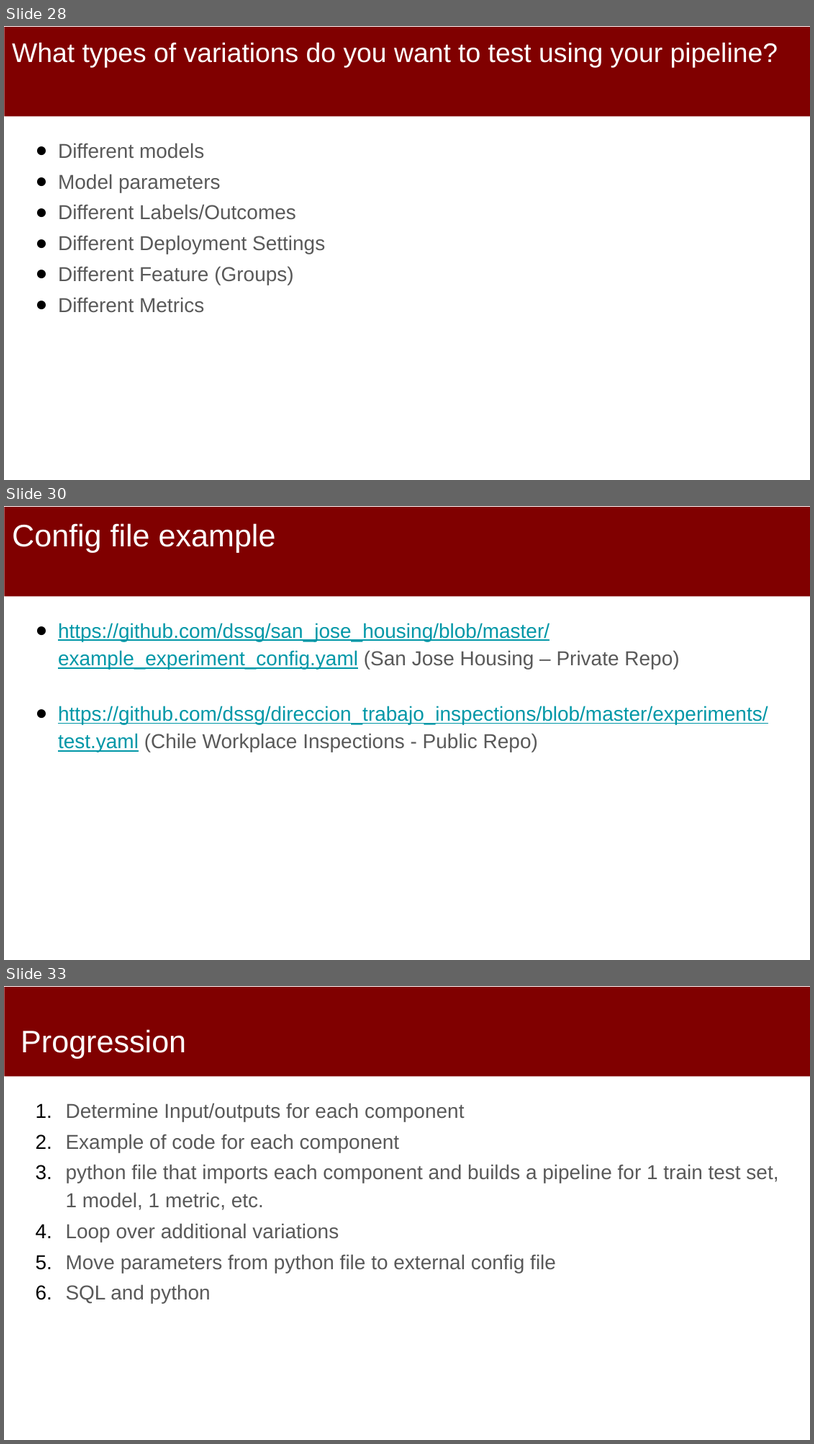
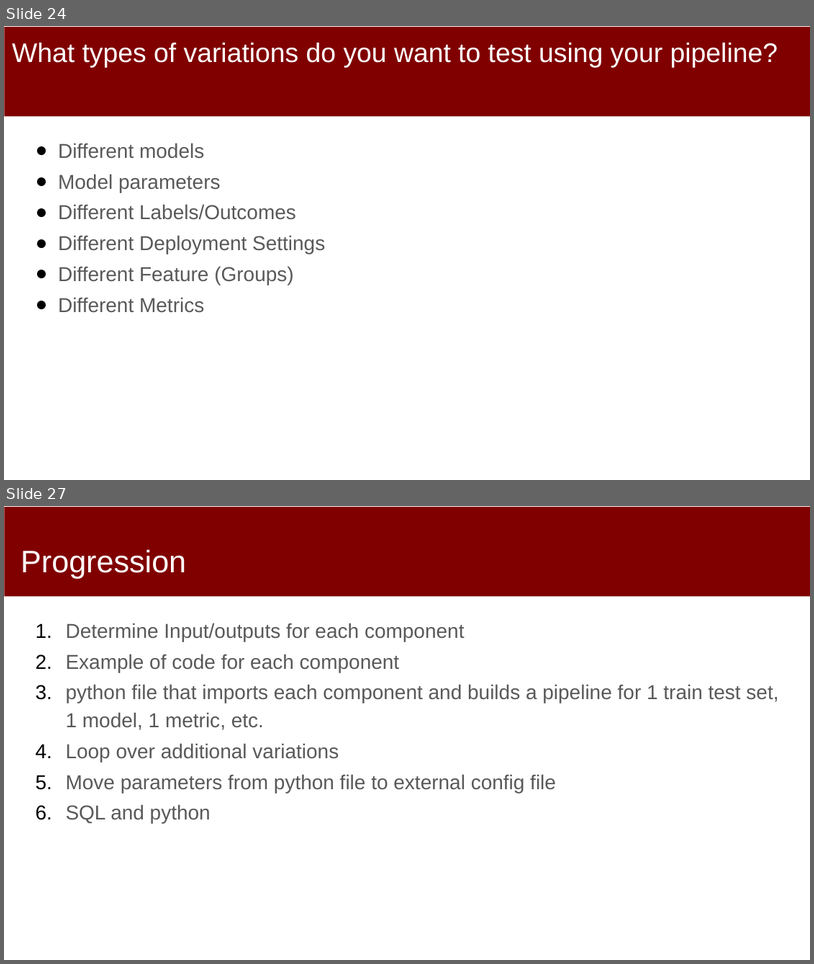
Before and after one commit to dssg/MLinPractice, a slide deck: Lectures/Lecture8-Machine-Learning-Pipelines.pptx. Shown one above the other, each under a label of ours: slides 28, 30 and 33 before the commit, slides 24 and 27 after it; the slides between them are not shown. The pictures are 814x1444 and 814x964 pixels, drawn with LibreOffice and Linux fonts; fonts in the diff are those of the drawing. Boxes give left, top, right and bottom in pixels: in the first picture for what was removed or moved away, otherwise in the second. Text is boxed around its words. In the diff, an @@ line names an element or a change of style, - is before the commit and + after.

```diff
--- a/Lectures/Lecture8-Machine-Learning-Pipelines.pptx
+++ b/Lectures/Lecture8-Machine-Learning-Pipelines.pptx
@@ slide 30 removed at (4, 506, 810, 960), background #FFFFFF; not listed: 1 template element that a slide beside it also shows @@
@@ title removed at (12, 523, 276, 552) @@
-Config file example
@@ text removed at (58, 623, 769, 752) @@
-● https://github.com/dssg/san_jose_housing/blob/master/example_experiment_config.yaml (San Jose Housing – Private Repo)
-● https://github.com/dssg/direccion_trabajo_inspections/blob/master/experiments/test.yaml (Chile Workplace Inspections - Public Repo)
@@ what was slide 28 is now slide 24 @@
@@ what was slide 33 is now slide 27 @@
```
Also in this commit, not shown: 4 slides changed, 4 slides added, 9 other slides removed.
